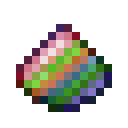
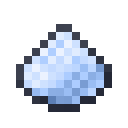
Before/after of a 128x128 layered artwork. What changed in the layer stack:
hid group "rainbow" (3 layers) over <box>16,24,112,112</box>
painted on "Gradient Fill 1" (1st of 2, in "rainbow") over <box>16,24,112,112</box>
added group "iesnium" with 8 layers above "starmetal" over <box>16,24,112,112</box>
added layer "Color Fill 12" (color) in group "iesnium" over <box>16,24,112,112</box>
added layer "Layer 2" in group "iesnium" over <box>16,24,112,112</box>
added layer "Color Fill 9" (7th of 8, in "iesnium") (color) in group "iesnium" over <box>16,24,112,112</box>
added group "Group 1" with 4 layers in group "iesnium" over <box>24,32,104,104</box>
added layer "Layer 1" (5th of 6, in "iesnium" › "Group 1") (75%) in group "Group 1" over <box>40,40,64,64</box>
added layer "platinum" (8th of 9, in "iesnium" › "Group 1") in group "Group 1" over <box>24,32,104,104</box>
added group "starmetal" with 4 layers above "template" over <box>16,24,112,112</box>
added layer "Color Fill 9" (8th of 8, in "starmetal") (color) in group "starmetal" over <box>16,24,112,112</box>
added layer "Layer 1" (6th of 6, in "starmetal") (multiply, 3%) in group "starmetal" over <box>40,40,64,64</box>
added layer "platinum" (9th of 9, in "starmetal") in group "starmetal" over <box>16,24,112,112</box>
